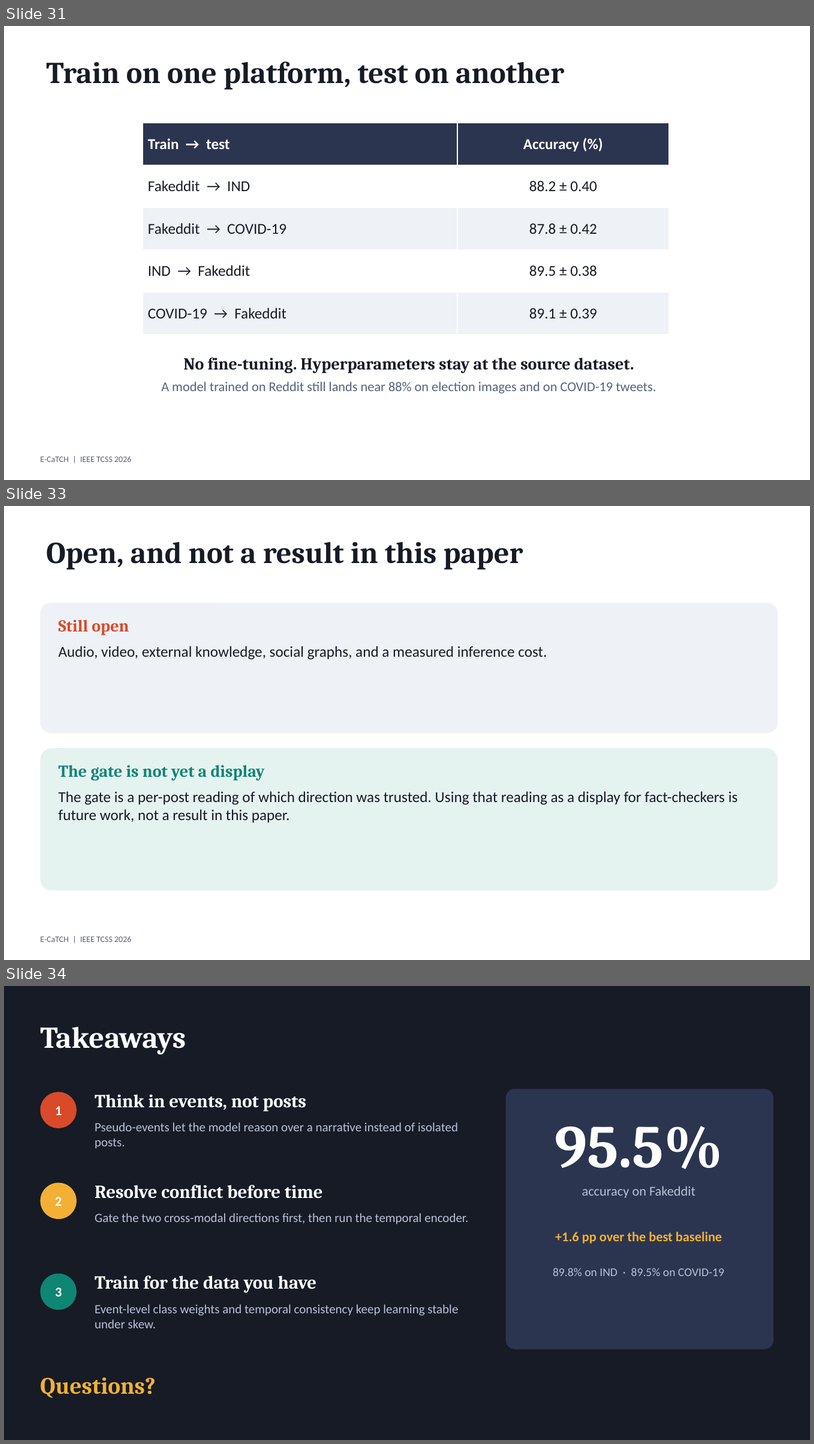
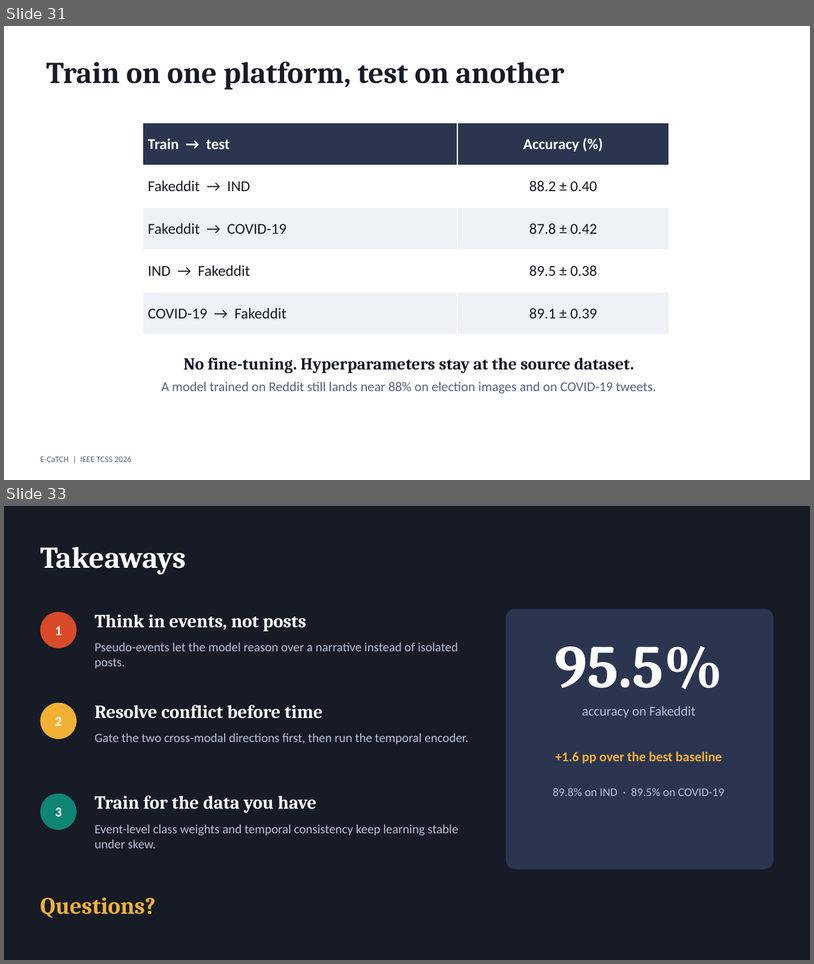
Before and after one commit to amousavi1/amousavi1.github.io, a slide deck: talks/georgetown-2026-ecatch/E-CaTCH_presentation_complete.pptx. Shown one above the other, each under a label of ours: slides 31, 33 and 34 before the commit, slides 31 and 33 after it; the slides between them are not shown. The pictures are 814x1444 and 814x964 pixels, drawn with LibreOffice and Linux fonts; fonts in the diff are those of the drawing. Boxes give left, top, right and bottom in pixels: in the first picture for what was removed or moved away, otherwise in the second. Text is boxed around its words. In the diff, an @@ line names an element or a change of style, - is before the commit and + after.

```diff
--- a/talks/georgetown-2026-ecatch/E-CaTCH_presentation_complete.pptx
+++ b/talks/georgetown-2026-ecatch/E-CaTCH_presentation_complete.pptx
@@ slide 33 removed at bbox=[4, 506, 810, 960], background #FFFFFF; not listed: 1 template element that a slide beside it also shows @@
@@ title removed at bbox=[46, 542, 524, 570] @@
-Open, and not a result in this paper
@@ rounded rectangle removed at bbox=[40, 603, 779, 733] @@
@@ text removed at bbox=[59, 619, 547, 660] @@
-Still open
-Audio, video, external knowledge, social graphs, and a measured inference cost.
@@ rounded rectangle removed at bbox=[40, 748, 779, 890] @@
@@ text removed at bbox=[59, 765, 738, 822] @@
-The gate is not yet a display
-The gate is a per-post reading of which direction was trusted. Using that reading as a display for fact-checkers is future work, not a result in this paper.
@@ what was slide 34 is now slide 33 @@
```
Also in this commit, not shown: 2 slides changed.
